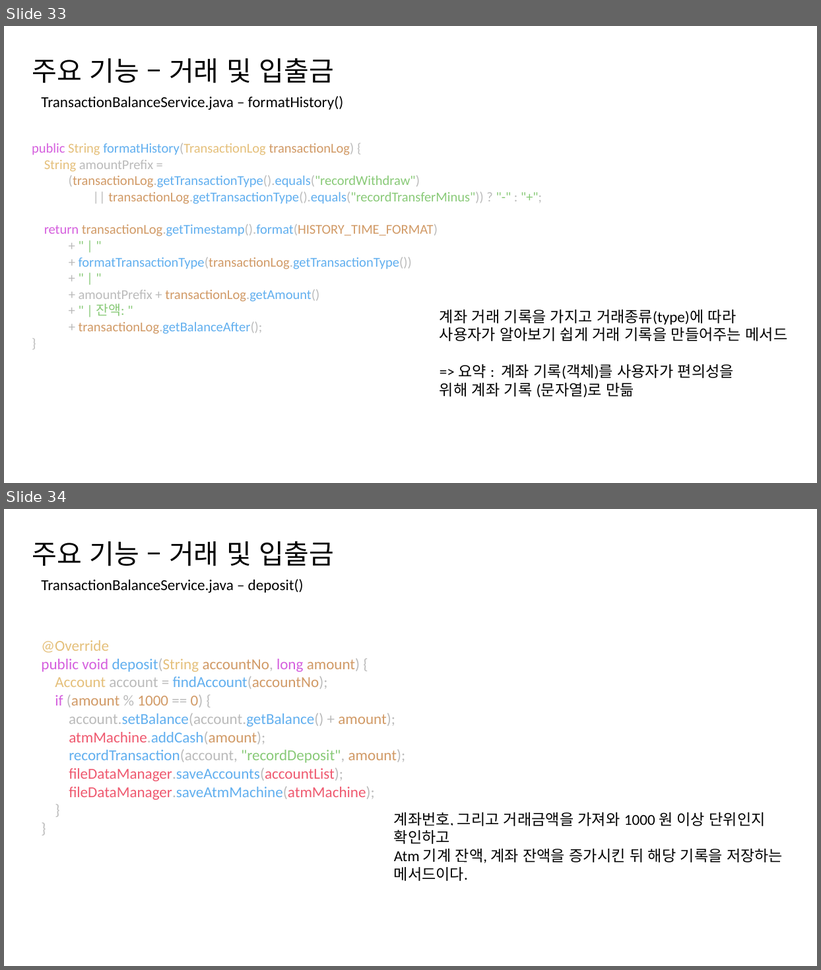
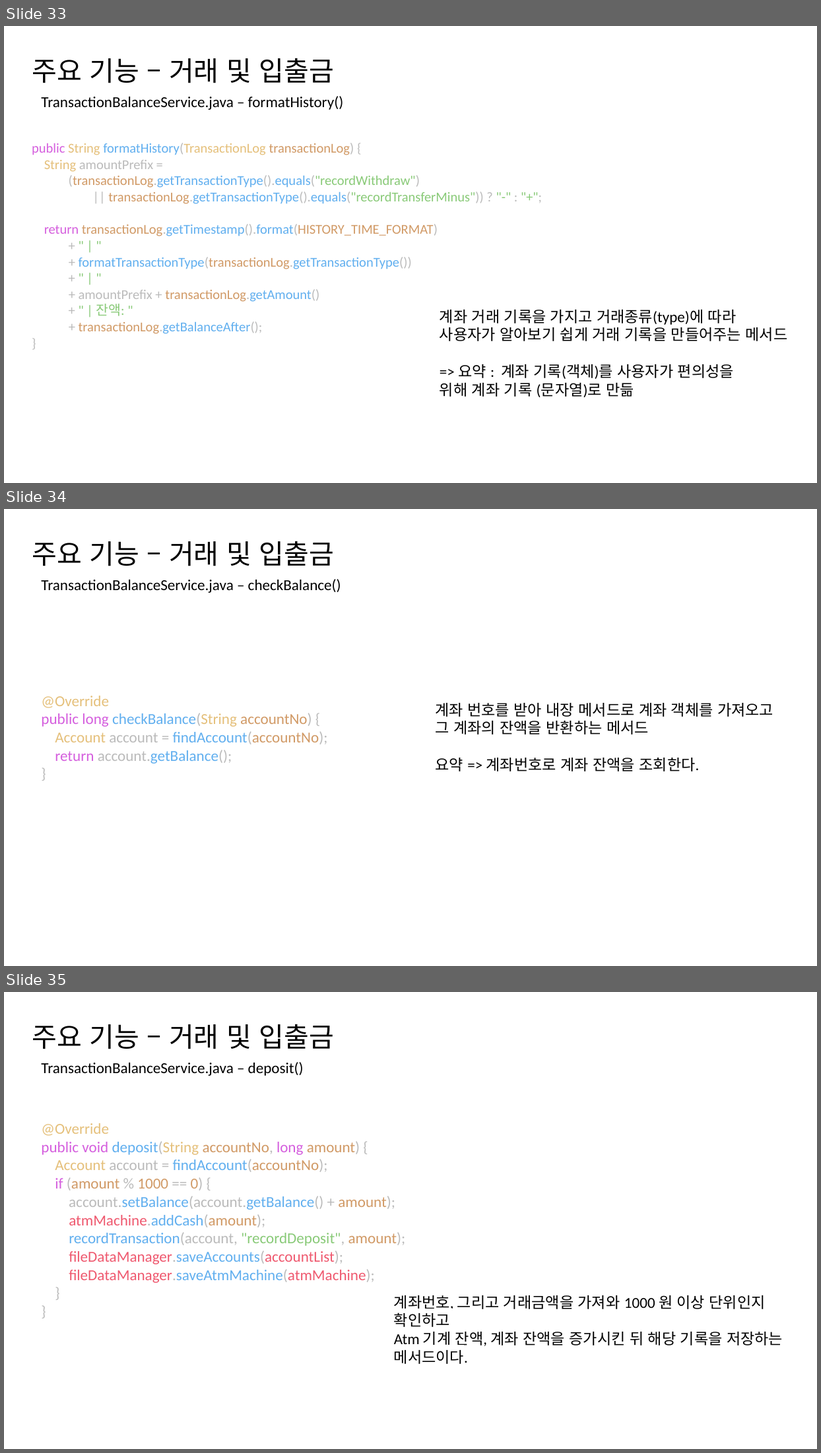
Before and after one commit to Rustapex/acorncampus_ATM, a slide deck: 프로젝트발표/자바은행.pptx. Shown one above the other, each under a label of ours: slides 33 and 34 before the commit, slides 33, 34 and 35 after it. The pictures are 821x970 and 821x1453 pixels, drawn with LibreOffice and Linux fonts; fonts in the diff are those of the drawing. Boxes give left, top, right and bottom in pixels: in the first picture for what was removed or moved away, otherwise in the second. Text is boxed around its words. In the diff, an @@ line names an element or a change of style, - is before the commit and + after.

Commit message:
ppt 수정
checkBalance() 누락 수정

```diff
--- a/프로젝트발표/자바은행.pptx
+++ b/프로젝트발표/자바은행.pptx
@@ slide 34 added at <box>4,509,817,966</box>, background #FFFFFF @@
@@ text added at <box>32,541,334,566</box>, 32 pt, text #000000 @@
+주요 기능 – 거래 및 입출금
@@ text added at <box>41,579,341,593</box>, 18 pt, text #000000 @@
+TransactionBalanceService.java – checkBalance()
@@ text added at <box>41,696,328,764</box>, 18 pt, text #61AFEF @@
+@Override
+public long checkBalance(String accountNo) {
+Account account = findAccount(accountNo);
+return account.getBalance();
+}
@@ text added at <box>435,703,774,772</box>, 18 pt, text #000000 @@
+계좌 번호를 받아 내장 메서드로 계좌 객체를 가져오고 그 계좌의 잔액을 반환하는 메서드
+요약 => 계좌번호로 계좌 잔액을 조회한다.
@@ what was slide 34 is now slide 35 @@
```
